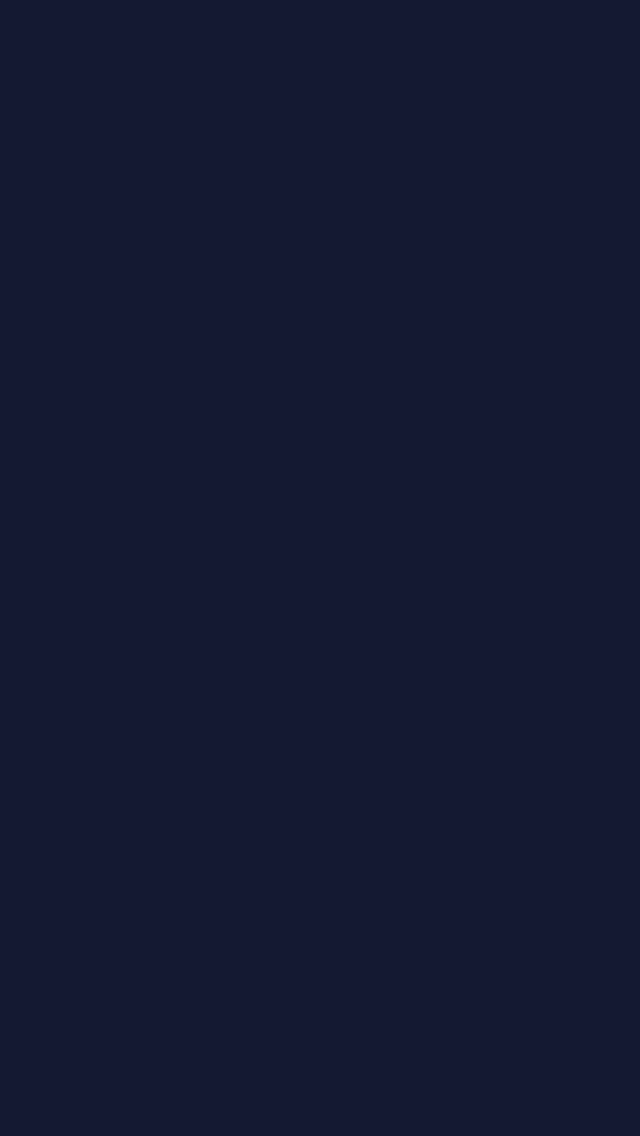
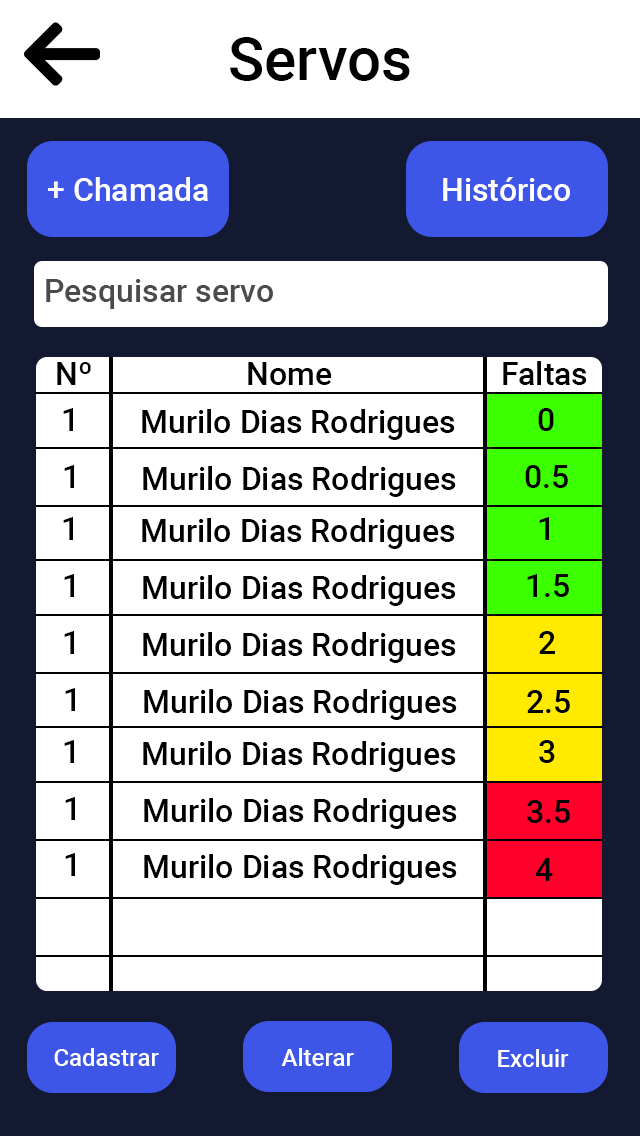
Revision of a layered w=640, h=1136 image; what changed, layer by layer:
showed group "Tela Principal Servos" (76 layers) over (0, 0, 640, 1093)
